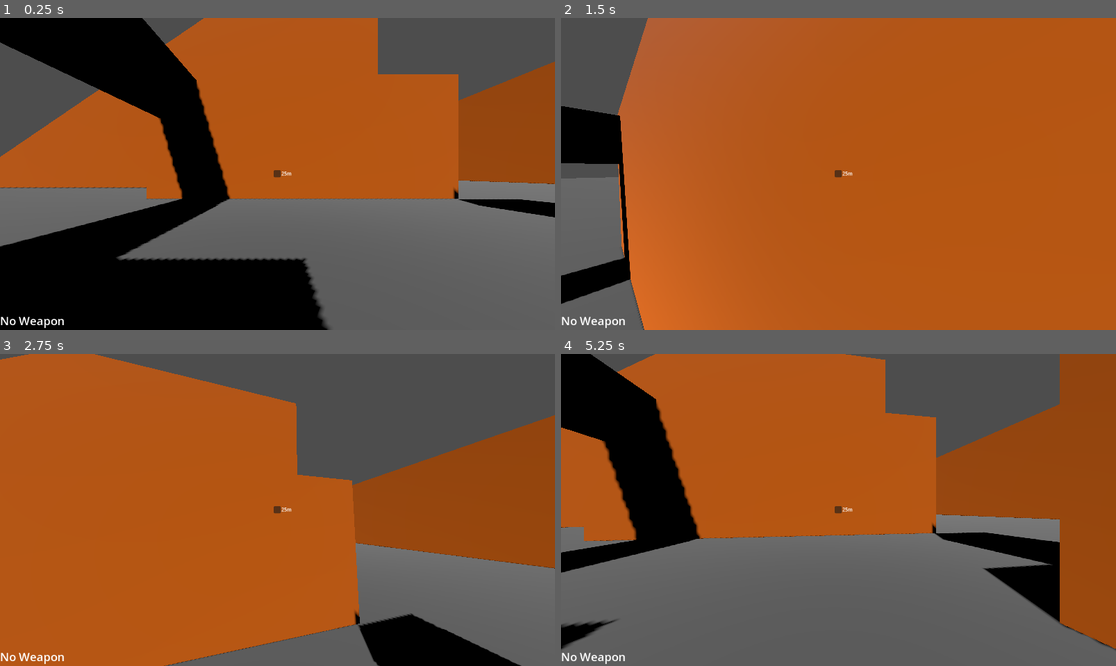
Above: before the commit, frames 1-4 (two rows, left to right).
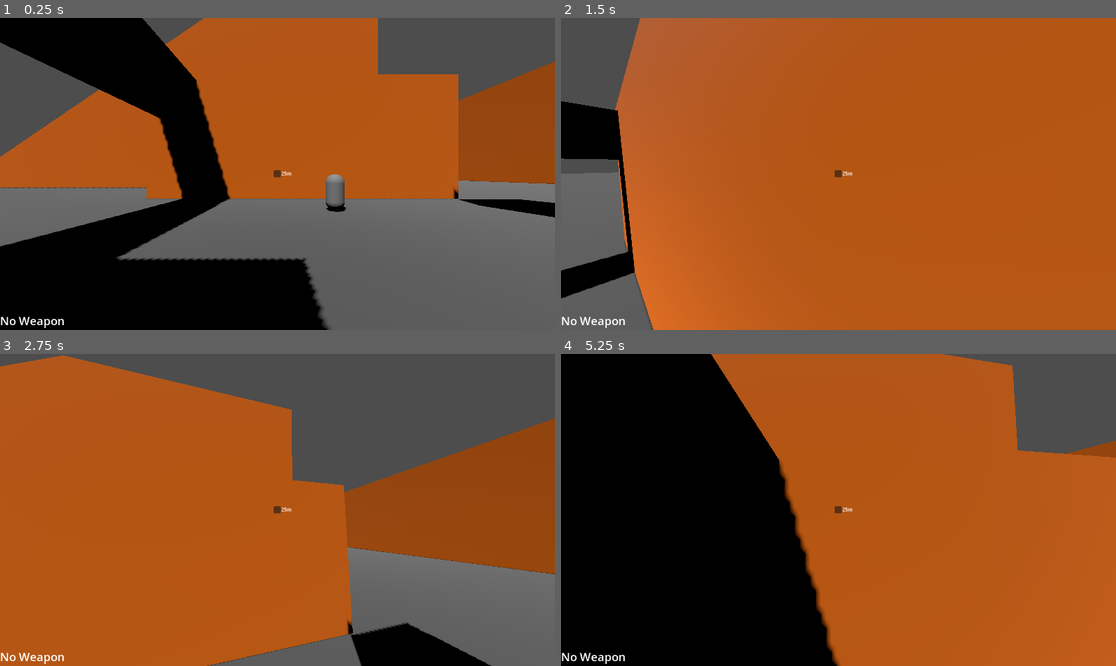
Above: after the commit, the same moments.

Repository: EdmundWohlmuth/Sch-Movement---GODOT
Game: Godot game, scene res://Scenes/Levels/test_level.tscn
The game is run twice, just before and just after one commit, with the same random seed, the same clock (stepped at 60 frames per second) and the same inputs.
Inputs (mouse positions are in pixels of both pictures, inside the frame that each line leads up to):
- Up to frame 1 (0.25 s): no input
- Up to frame 2 (1.5 s): tap Enter (ui_accept) at 0.5 s; move the mouse to (866, 174) at 0.52 s; hold Right mouse button (grapple) 0.53-1.28 s; hold Up (ui_up) from 0.53 s (still down); tap Space (jump) at 0.77, 1.07 s; tap Ctrl (slide) at 0.8, 1.35 s; move the mouse to (810, 174) at 1.27 s
- Up to frame 3 (2.75 s): keep holding Up (ui_up); tap Space (jump) at 1.52, 1.82, 2.3 s; tap Enter (ui_accept) at 1.55, 2.1 s; move the mouse to (288, 503) at 2.02 s
- Up to frame 4 (5.25 s): keep holding Up (ui_up); move the mouse to (832, 516) at 2.77 s; tap Space (jump) at 2.85, 3.02, 3.32, 3.77, 4.07, 4.52, 4.82 s; right-click (832, 516) at 3.05 s; move the mouse to (877, 513) at 3.52 s; hold Right mouse button (grapple) 3.53-4.28 s; tap Ctrl (slide) at 3.8, 4.35 s; move the mouse to (794, 506) at 4.27 s; tap Enter (ui_accept) at 4.55 s; move the mouse to (844, 510) at 5.02 s; hold Shift (sprint) from 5.03 s (still down)

The runs differ from the first frame. In frame 1, 0.3% of the frame differs, in the area x 58-63%, y 50-63%; in frame 2, 1.8%; in frame 3, 5.5%; in frame 4, 73%, in the area x 0-100%, y 0-100%.

Commit message:
Worked on weapon system

Diff:
--- /dev/null
+++ b/Scenes/Enemies/enemy.tscn
@@ -0,0 +1,21 @@
+[gd_scene load_steps=5 format=3 uid="uid://cdg7loubbna3d"]
+
+[ext_resource type="Script" uid="uid://dpuniu0yj7mv0" path="res://Scripts/Enemies/enemy_behavior.gd" id="1_613su"]
+[ext_resource type="PackedScene" uid="uid://d30e074jp6nms" path="res://Scenes/Managers/Weapon_Manager.tscn" id="2_jcvw6"]
+
+[sub_resource type="CapsuleShape3D" id="CapsuleShape3D_3pdns"]
+
+[sub_resource type="CapsuleMesh" id="CapsuleMesh_613su"]
+
+[node name="EnemyBody" type="CharacterBody3D"]
+collision_layer = 2
+script = ExtResource("1_613su")
+
+[node name="CollisionShape3D" type="CollisionShape3D" parent="."]
+shape = SubResource("CapsuleShape3D_3pdns")
+
+[node name="MeshInstance3D" type="MeshInstance3D" parent="."]
+mesh = SubResource("CapsuleMesh_613su")
+
+[node name="WeaponManager" parent="." instance=ExtResource("2_jcvw6")]
+is_player = false
--- a/Scenes/Levels/test_level.tscn
+++ b/Scenes/Levels/test_level.tscn
@@ -1,9 +1,10 @@
-[gd_scene load_steps=12 format=3 uid="uid://dtb1e7t0ows0j"]
+[gd_scene load_steps=13 format=3 uid="uid://dtb1e7t0ows0j"]
 
 [ext_resource type="PackedScene" uid="uid://dchu2h8g3tulp" path="res://Scenes/UI/Gameplay UI.tscn" id="1_8sekd"]
 [ext_resource type="Material" uid="uid://cbkyu3m6ymch0" path="res://Mats/TestGray.tres" id="1_8yeky"]
 [ext_resource type="Material" uid="uid://btowfidmpjejc" path="res://Mats/TestOrange.tres" id="2_dksy8"]
 [ext_resource type="PackedScene" uid="uid://d12tyfkvb4luu" path="res://Scenes/Player/player_char.tscn" id="3_tr2c4"]
+[ext_resource type="PackedScene" uid="uid://cdg7loubbna3d" path="res://Scenes/Enemies/enemy.tscn" id="4_npfmg"]
 
 [sub_resource type="WorldBoundaryShape3D" id="WorldBoundaryShape3D_2sfa5"]
 
@@ -24,6 +25,9 @@
 [node name="TestLevel" type="Node3D"]
 
 [node name="GameplayUi" parent="." instance=ExtResource("1_8sekd")]
+
+[node name="CharacterBody3D" parent="." instance=ExtResource("4_npfmg")]
+transform = Transform3D(1, 0, 0, 0, 1, 0, 0, 0, 1, 3.17515, 1, -8.61575)
 
 [node name="Floor" type="StaticBody3D" parent="."]
 
@@ -69,6 +73,7 @@
 transform = Transform3D(3, 0, 0, 0, 3, 0, 0, 0, 18, -8, 7, -5)
 
 [node name="CollisionShape3D" type="CollisionShape3D" parent="Box4"]
+transform = Transform3D(1, 0, 0, 0, 1, 0, 0, 0, 1, 0, 0.333333, 0)
 shape = SubResource("BoxShape3D_sq151")
 
 [node name="MeshInstance3D" type="MeshInstance3D" parent="Box4"]
--- /dev/null
+++ b/Scenes/Managers/Weapon_Manager.tscn
@@ -0,0 +1,23 @@
+[gd_scene load_steps=3 format=3 uid="uid://d30e074jp6nms"]
+
+[ext_resource type="Script" uid="uid://dlb6sr6jcxqn8" path="res://Scripts/Managers/WeaponManager.gd" id="1_2c3qj"]
+[ext_resource type="PackedScene" uid="uid://dhjqed7cdv48m" path="res://Weapon Resources/rifle.tscn" id="2_ktaw7"]
+
+[node name="WeaponManager" type="Node3D"]
+script = ExtResource("1_2c3qj")
+
+[node name="Node" type="Node" parent="."]
+
+[node name="Node2" type="Node" parent="."]
+
+[node name="Node3" type="Node" parent="."]
+
+[node name="Node4" type="Node" parent="."]
+
+[node name="Rifle" parent="." instance=ExtResource("2_ktaw7")]
+
+[node name="Node5" type="Node" parent="."]
+
+[node name="Node6" type="Node" parent="."]
+
+[node name="Node7" type="Node" parent="."]
--- a/Scenes/Player/player_char.tscn
+++ b/Scenes/Player/player_char.tscn
@@ -1,13 +1,14 @@
-[gd_scene load_steps=4 format=3 uid="uid://d12tyfkvb4luu"]
+[gd_scene load_steps=5 format=3 uid="uid://d12tyfkvb4luu"]
 
 [ext_resource type="Script" uid="uid://c818u2lnv3rnd" path="res://Scripts/PlayerChar/player_char.gd" id="1_2bvri"]
+[ext_resource type="PackedScene" uid="uid://d30e074jp6nms" path="res://Scenes/Managers/Weapon_Manager.tscn" id="2_pfg0q"]
 
 [sub_resource type="CapsuleShape3D" id="CapsuleShape3D_t3hp8"]
 
 [sub_resource type="BoxShape3D" id="BoxShape3D_8vni7"]
 
 [node name="PlayerCharacterBody" type="CharacterBody3D"]
-collision_layer = 2
+collision_layer = 4
 script = ExtResource("1_2bvri")
 
 [node name="PlayerHurtbox" type="CollisionShape3D" parent="."]
@@ -28,6 +29,7 @@
 
 [node name="RayCast3D" type="RayCast3D" parent="Head/Camera3D"]
 target_position = Vector3(0, 0, -25)
+collision_mask = 15
 debug_shape_custom_color = Color(1, 0, 1, 1)
 
 [node name="WallRunShapeCast" type="ShapeCast3D" parent="."]
@@ -39,5 +41,8 @@
 target_position = Vector3(0, 0, 0.5)
 debug_shape_custom_color = Color(1, 0, 1, 1)
 
+[node name="WeaponManager" parent="." instance=ExtResource("2_pfg0q")]
+is_player = true
+
 [connection signal="timeout" from="SlideCooldownTimer" to="." method="_on_slide_cooldown_timer_timeout"]
 [connection signal="timeout" from="GrappleCooldownTimer" to="." method="_on_grapple_cooldown_timer_timeout"]
--- /dev/null
+++ b/Scripts/Enemies/enemy_behavior.gd
@@ -0,0 +1,28 @@
+extends CharacterBody3D
+
+const SPEED = 5.0
+const JUMP_VELOCITY = 4.5
+
+func _ready() -> void:
+  pass
+
+func _physics_process(delta: float) -> void:
+  # Add the gravity.
+  if not is_on_floor():
+    velocity += get_gravity() * delta
+
+  # Handle jump.
+  #if Input.is_action_just_pressed("ui_accept") and is_on_floor():
+    #velocity.y = JUMP_VELOCITY
+
+
+  #var input_dir := Input.get_vector("ui_left", "ui_right", "ui_up", "ui_down")
+  #var direction := (transform.basis * Vector3(input_dir.x, 0, input_dir.y)).normalized()
+  #if direction:
+    #velocity.x = direction.x * SPEED
+    #velocity.z = direction.z * SPEED
+  #else:
+    #velocity.x = move_toward(velocity.x, 0, SPEED)
+    #velocity.z = move_toward(velocity.z, 0, SPEED)
+
+  move_and_slide()
--- a/Scripts/Managers/WeaponManager.gd
+++ b/Scripts/Managers/WeaponManager.gd
@@ -1,4 +1,7 @@
 extends Node
+class_name weapon_node
+
+@export var controller:CharacterBody3D
 
 enum weapons
 {
@@ -12,4 +15,12 @@
   ROCKET_LAUNCHER
 }
 
-var current_weapon:weapons
+@export var current_weapon:weapons
+@export var is_player:bool
+
+func _ready() -> void:
+  pass
+
+func set_weapon() -> void:
+  #if is_player:
+  pass
--- a/Scripts/PlayerChar/player_char.gd
+++ b/Scripts/PlayerChar/player_char.gd
@@ -91,7 +91,7 @@
     handle_air_strafe(delta)
     apply_gravity(delta) # Add the gravity.
 
-  if Input.is_action_just_pressed("grapple") && can_grapple: set_grapple()
+  if Input.is_action_just_pressed("grapple") && can_grapple: check_grapple_type()
 
   if Input.is_action_pressed("grapple") && can_grapple && is_grappling: grapple_pull(delta)
   elif Input.is_action_just_released("grapple") && is_grappling: grapple_end()
@@ -133,9 +133,11 @@
   if wallrun_shape_cast.is_colliding() && !is_on_wall && !is_on_ceiling():
     is_on_wall = true
     wall_normal = wallrun_shape_cast.get_collision_normal(0)
+    wallrun_juice()
   elif !wallrun_shape_cast.is_colliding() && is_on_wall:
     is_on_wall = false
     wall_normal = Vector3.ZERO
+    wallrun_juice()
 
 # Gets the desired speed of the character
 func get_movement_speed() -> float:
@@ -180,7 +182,13 @@
 
 # keeps the player moving toward the wall to allow wallrunning
 func press_to_wall(delta):
+  var up_vector:Vector3 = Vector3.UP
+  var wall_forward = up_vector.cross(wall_normal)
+  var direction = -self.basis.z
+
+  if ((direction - wall_forward).length() > (direction - -wall_forward).length()): wall_forward = -wall_forward
   self.velocity += wall_normal * 2 * delta
+  self.velocity += wall_forward * 2 * delta
 
 # reduces the size of the player and grants a small speed boost with high friction
 func crouch_slide(delta):
@@ -208,11 +216,15 @@
     var grapple_dir = (grapple_point - self.position).normalized()
     var grapple_target_speed = grapple_dir * grapple_speed
 
+
     is_grappling = true
 
 # determines what function is played when the grapple connects with a collision
 func check_grapple_type():
-  pass
+    if !grapple_cast.is_colliding(): return
+
+    if grapple_cast.get_collider().collision_layer == 1: set_grapple()
+    elif grapple_cast.get_collider().collision_layer == 2: weapon_steal()
 
 # pulls player towards collision area
 func grapple_pull(delta):
@@ -227,9 +239,16 @@
   is_grappling = false
   grapple_cooldown_timer.start(grapple_cooldown_time)
 
+func weapon_steal():
+  if grapple_cast.get_collider().weapon_node == null: return
+  #var weapon_node:weapon_manager = grapple_cast.get_collider().weapon_node
+
+  #if weapon_node: print(weapon_node.current_weapon)
+
 func wallrun_juice():
-  if is_on_wall: camera.rotation = Vector3(wallrun_tilt_angle, 0, wallrun_tilt_angle) * wall_normal
+  if is_on_wall: camera.rotation += Vector3((wallrun_tilt_angle * -wall_normal.x), 0, (wallrun_tilt_angle * -wall_normal.z))
   else: camera.rotation = Vector3.ZERO
+
 
 func crouch_char(is_crouched:bool = true):
   if is_crouched: scale.y = 0.5
--- a/Weapon Resources/rifle.gd
+++ b/Weapon Resources/rifle.gd
@@ -1,5 +1 @@
 extends weapon_base
-class_name rifle
-
-func _ready() -> void:
-  weapon_name = str(weapon_type) # I don't think that's how this works, but you get the idea
--- a/Weapon Resources/rifle.tscn
+++ b/Weapon Resources/rifle.tscn
@@ -4,5 +4,10 @@
 
 [node name="Rifle" type="Node3D"]
 script = ExtResource("1_uax5r")
+current_weapon_type = 4
+damage = 5
+is_full_auto = true
+projectile_num = 1
+shot_cooldown_time = 0.2
 total_ammo = 30
 current_ammo = 30
--- a/Weapon Resources/weapon_base.gd
+++ b/Weapon Resources/weapon_base.gd
@@ -2,7 +2,7 @@
 class_name weapon_base
 
 var weapon_name:String
-@export var weapon_type:WeaponManager
+#@export var current_weapon_type:WeaponManager
 @export var damage:int
 @export var is_full_auto:bool
 
@@ -17,6 +17,10 @@
 @export var total_ammo:int
 @export var current_ammo:int
 
+func _ready() -> void:
+  #weapon_name = str(current_weapon_type) # I don't think that's how this works, but you get the idea
+  pass
+
 func set_full_ammo():
   current_ammo = total_ammo
 
--- a/project.godot
+++ b/project.godot
@@ -14,10 +14,6 @@
 run/main_scene="res://Scenes/Levels/test_level.tscn"
 config/features=PackedStringArray("4.4", "Forward Plus")
 config/icon="res://icon.svg"
-
-[autoload]
-
-WeaponManager="*res://Scripts/Managers/WeaponManager.gd"
 
 [input]
 
Not shown, added: Scripts/Enemies/enemy_behavior.gd.uid
